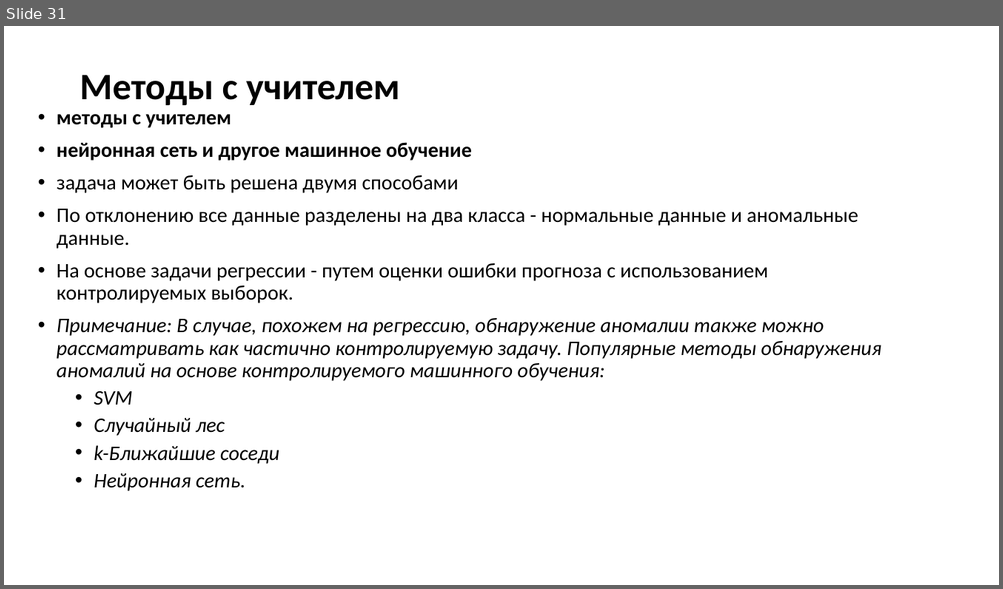
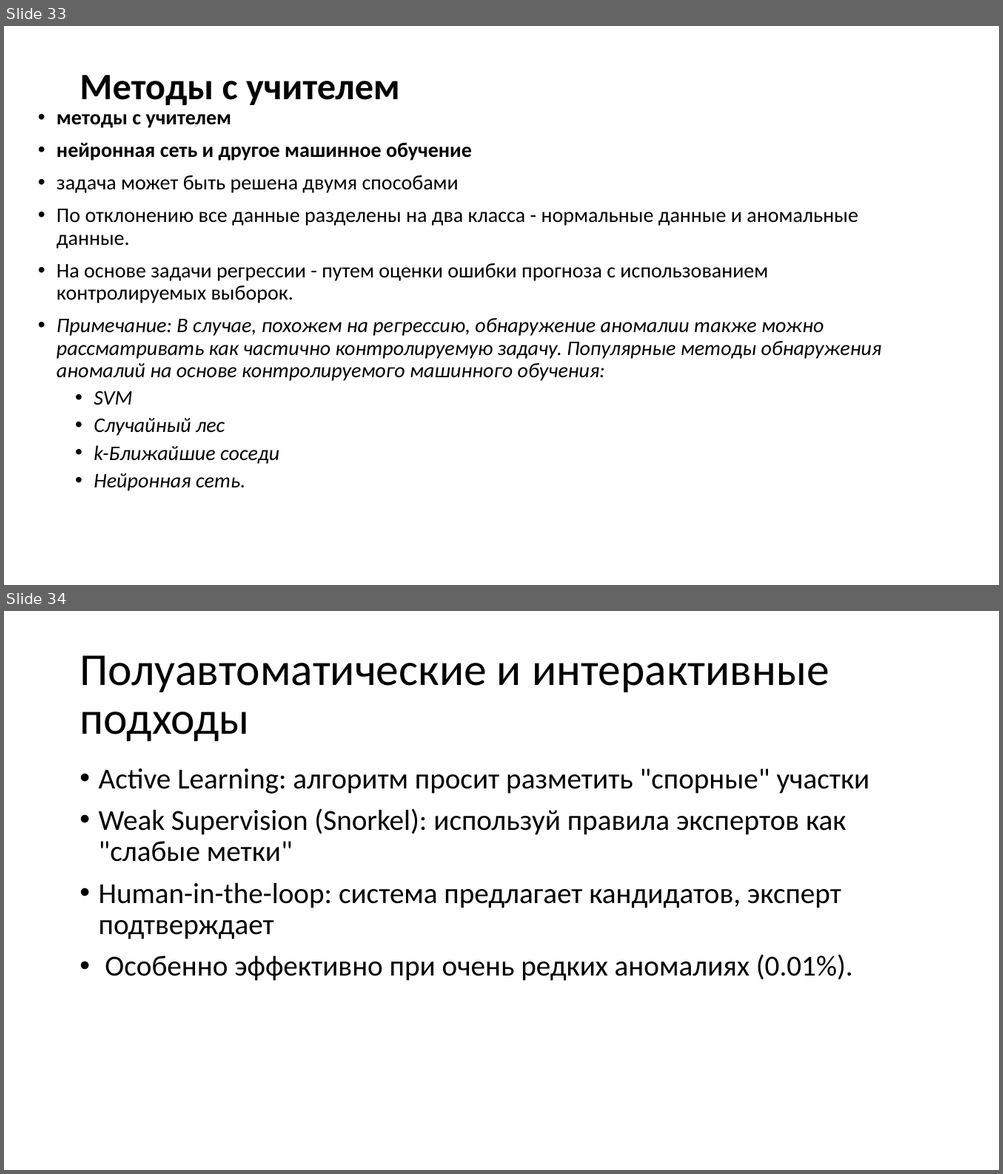
Before and after one commit to MVRonkin/TimeSeriesCourse, a slide deck: 2025/LEC/06-2 Обнаружение аномалий.pptx. Shown one above the other, each under a label of ours: slide 31 before the commit, slides 33 and 34 after it. The pictures are 1003x589 and 1003x1174 pixels, drawn with LibreOffice and Linux fonts; fonts in the diff are those of the drawing. Boxes give left, top, right and bottom in pixels: in the first picture for what was removed or moved away, otherwise in the second. Text is boxed around its words. In the diff, an @@ line names an element or a change of style, - is before the commit and + after.

```diff
--- a/2025/LEC/06-2 Обнаружение аномалий.pptx
+++ b/2025/LEC/06-2 Обнаружение аномалий.pptx
@@ slide 34 added at (4,611,999,1170), background #FFFFFF @@
@@ title added at (79,655,829,741), 44 pt, text #000000 @@
+Полуавтоматические и интерактивные подходы
@@ text added at (99,769,870,981), 28 pt, text #000000 @@
+• Active Learning: алгоритм просит разметить "спорные" участки
+• Weak Supervision (Snorkel): используй правила экспертов как "слабые метки"
+• Human-in-the-loop: система предлагает кандидатов, эксперт подтверждает
+• Особенно эффективно при очень редких аномалиях (0.01%).
@@ what was slide 31 is now slide 33 @@
```
Also in this commit, not shown: 12 slides changed, 2 other slides added.
